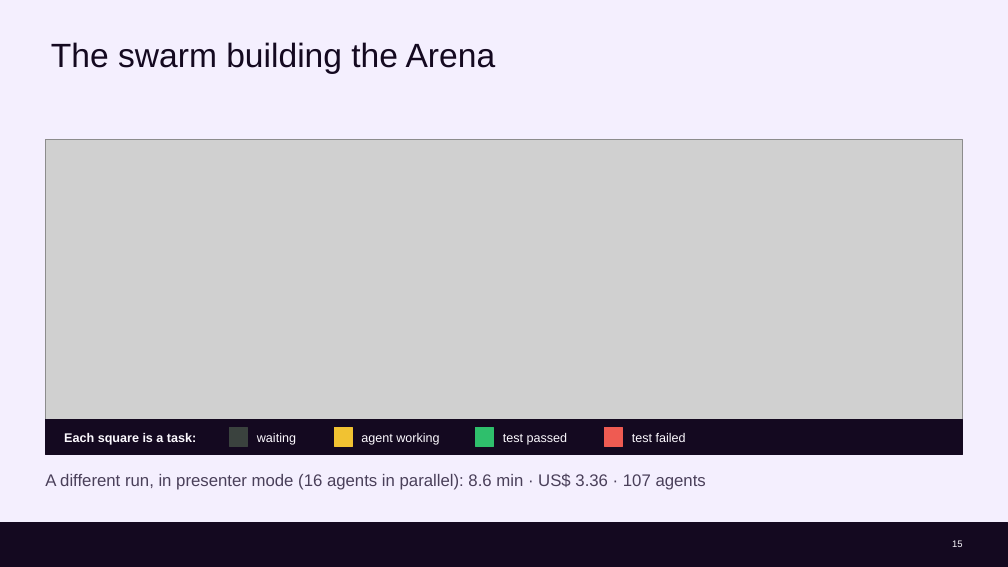
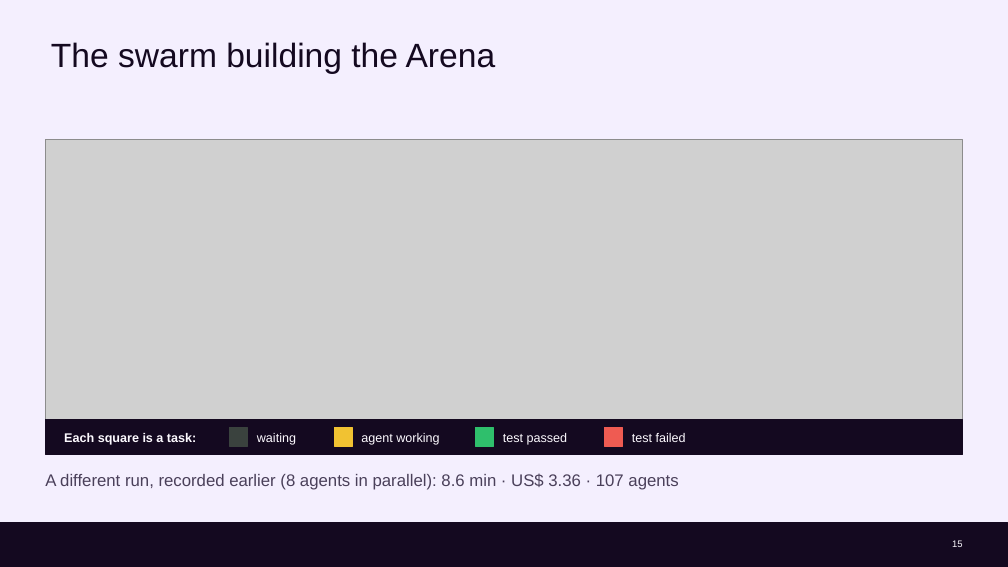
Before and after one commit to cx-guilherme-pinto/workshop-claude, a slide deck: slide 15 of slides/workshop.en.pptx. Drawn at 1008x567 pixels with LibreOffice and Linux fonts; fonts in the diff are those of the drawing; grey boxes stand for pictures; background and template pictures are left out. Boxes give left, top, right and bottom in pixels: in the first picture for what was removed or moved away, otherwise in the second. Text is boxed around its words. In the diff, an @@ line names an element or a change of style, - is before the commit and + after.

```diff
--- a/slides/workshop.en.pptx
+++ b/slides/workshop.en.pptx
@@ text at (x1=45, y1=474, x2=678, y2=490): text changed @@
-A different run, in presenter mode (16 agents in parallel): 8.6 min · US$ 3.36 · 107 agents
+A different run, recorded earlier (8 agents in parallel): 8.6 min · US$ 3.36 · 107 agents
```
Also in this commit, not shown: 5 other slides changed, 19 other files.
